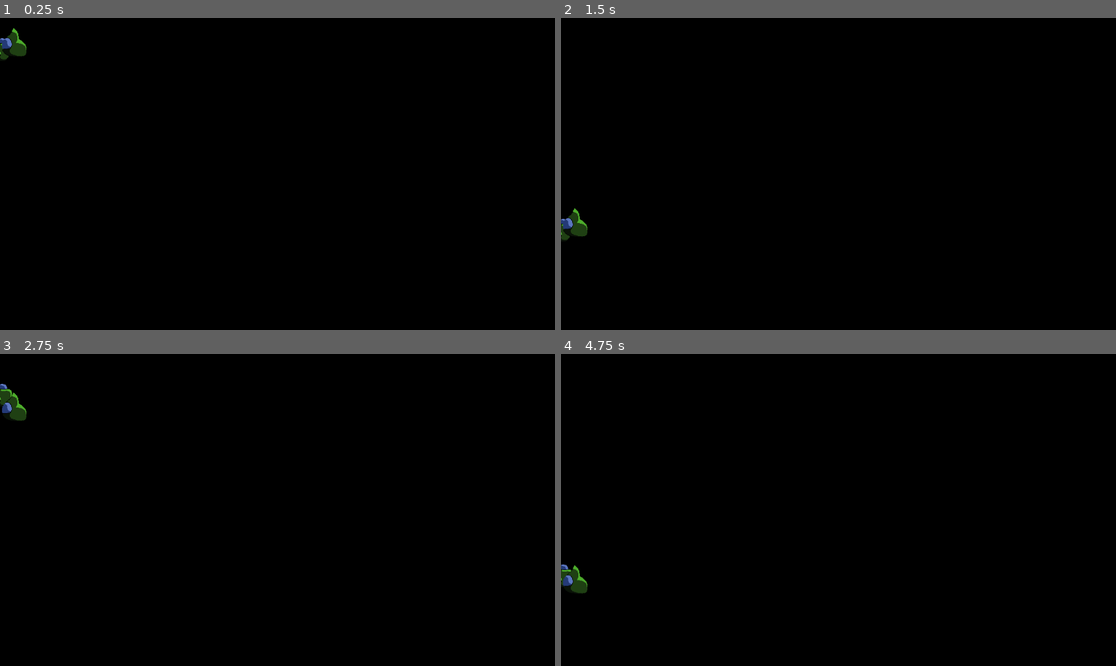
Above: before the commit, frames 1-4 (two rows, left to right).
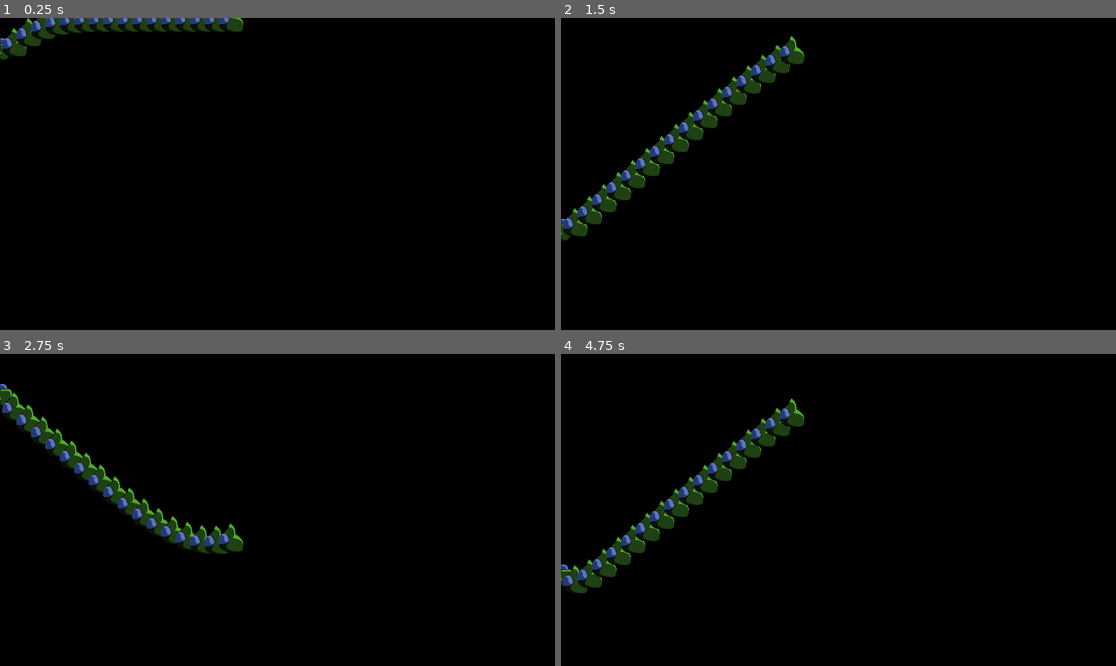
Above: after the commit, the same moments.

Repository: Chad-McThunderCode/TerribleFlappySpaceshooter
Game: Godot game, scene res://boss.tscn
The game is run twice, just before and just after one commit, with the same random seed, the same clock (stepped at 60 frames per second) and the same inputs. This scene is started directly instead of the project's main scene.
Inputs:
- Up to frame 1 (0.25 s): no input
- Up to frame 2 (1.5 s): hold Up (ui_up) 0.53-1.28 s
- Up to frame 3 (2.75 s): hold Up (ui_up) from 2.03 s (still down)
- Up to frame 4 (4.75 s): release Up (ui_up) at 3.53 s

The runs differ from the first frame. In frame 1, 1.6% of the frame differs, in the area x 2-44%, y 0-10%; in frame 2, 3.3%; in frame 3, 2.8%; in frame 4, 3.3%, in the area x 2-44%, y 14-76%.

Commit message:
Final commit. Release defaults, easter egg unlockable.

Diff:
--- a/boss.gd
+++ b/boss.gd
@@ -13,7 +13,7 @@
 		direction.y *= -1
 	#print(seg)
 	next_segment = seg.instantiate()
-	next_segment.pseudoConstructor(global_position, 0, self, self)
+	next_segment.pseudoConstructor(global_position, 15, self, self)
 	#print(segments)
 
 
--- a/evil_scene.gd
+++ b/evil_scene.gd
@@ -17,7 +17,7 @@
 	if(washit):
 		global_position = Vector2(1300, randf()*600)
 		deaths+=1
-		if(deaths > 0):
+		if(deaths > 6):
 			deaths = -10000
 			b = boss.instantiate()
 			b.global_position = global_position
